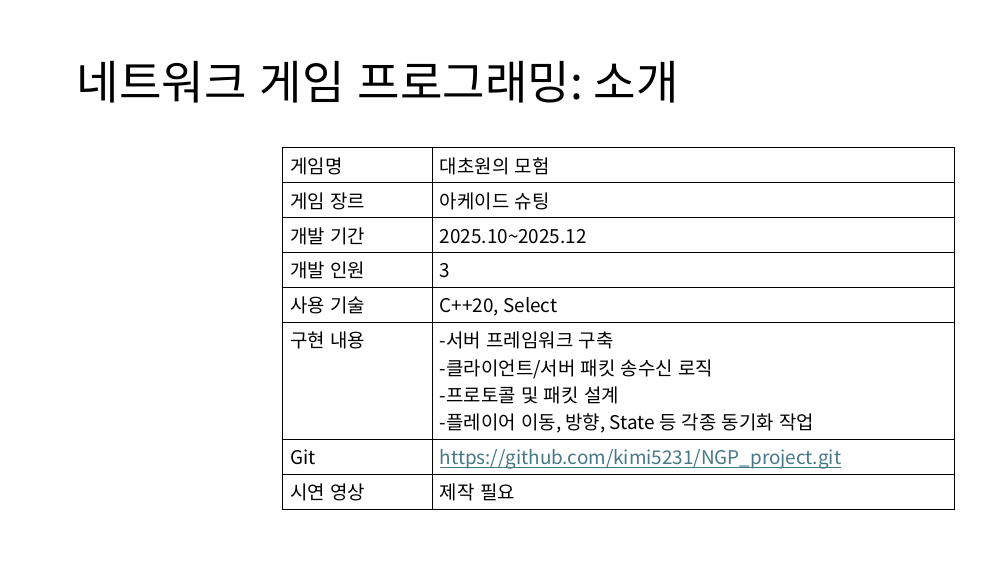
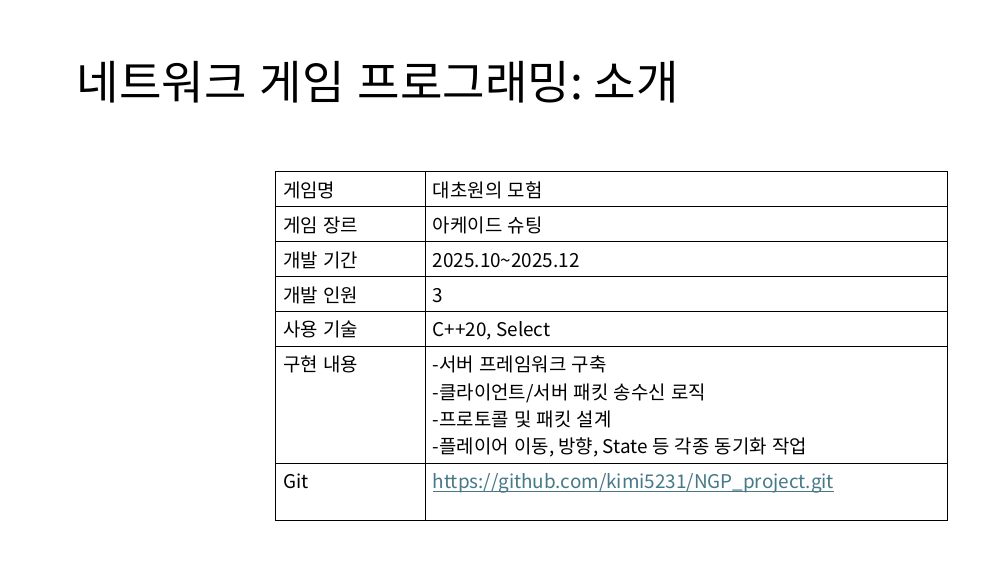
Before and after one commit to kimi5231/B1A2_project, a slide deck: slide 15 of 포트폴리오/임수영/포트폴리오.pptx (slide 16 before the commit). Drawn at 1008x567 pixels with LibreOffice and Linux fonts; fonts in the diff are those of the drawing. Boxes give left, top, right and bottom in pixels: in the first picture for what was removed or moved away, otherwise in the second. Text is boxed around its words. In the diff, an @@ line names an element or a change of style, - is before the commit and + after.

```diff
--- a/포트폴리오/임수영/포트폴리오.pptx
+++ b/포트폴리오/임수영/포트폴리오.pptx
@@ table at [276,172,948,497] @@
-row 8: 시연 영상 | 제작 필요
@@ table: place and size @@
-table at [283,147,955,505]
+table at [276,172,948,497]
```
Also in this commit, not shown: 4 other slides changed, 1 slide added, 2 slides removed, 1 other file.
